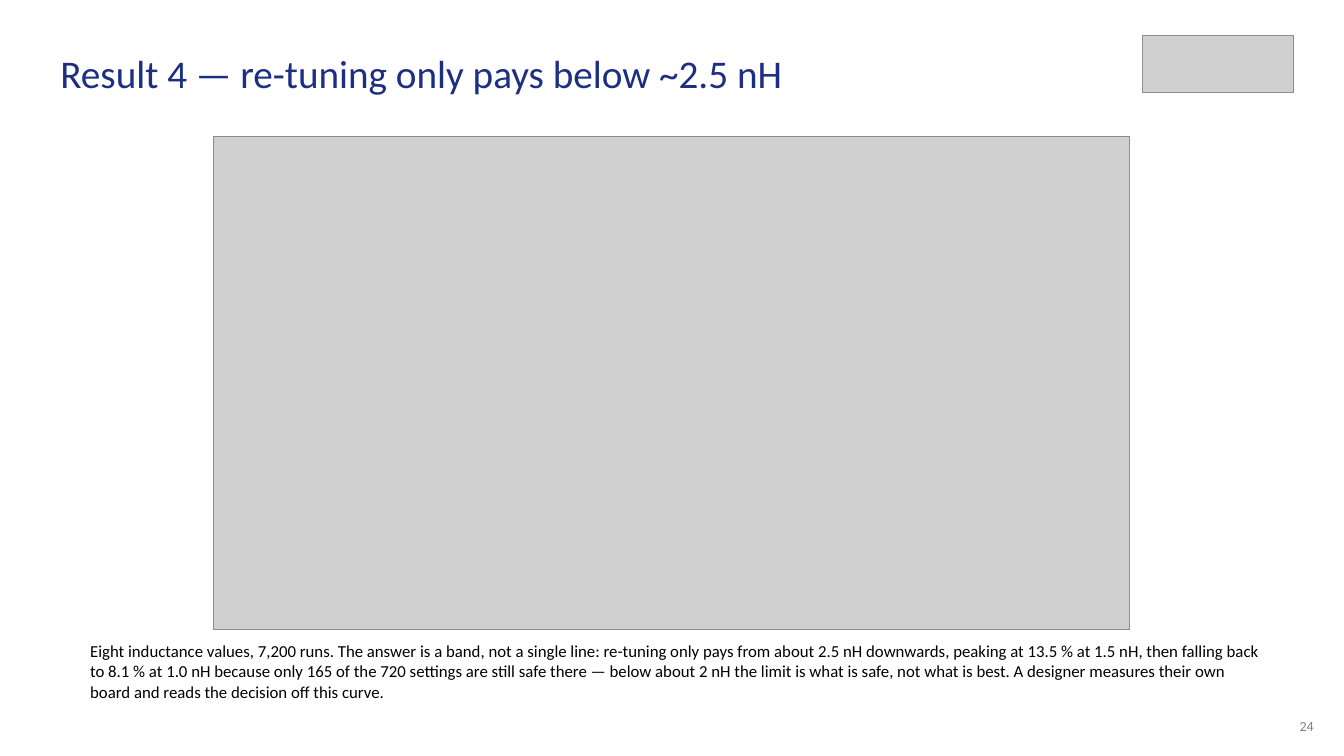
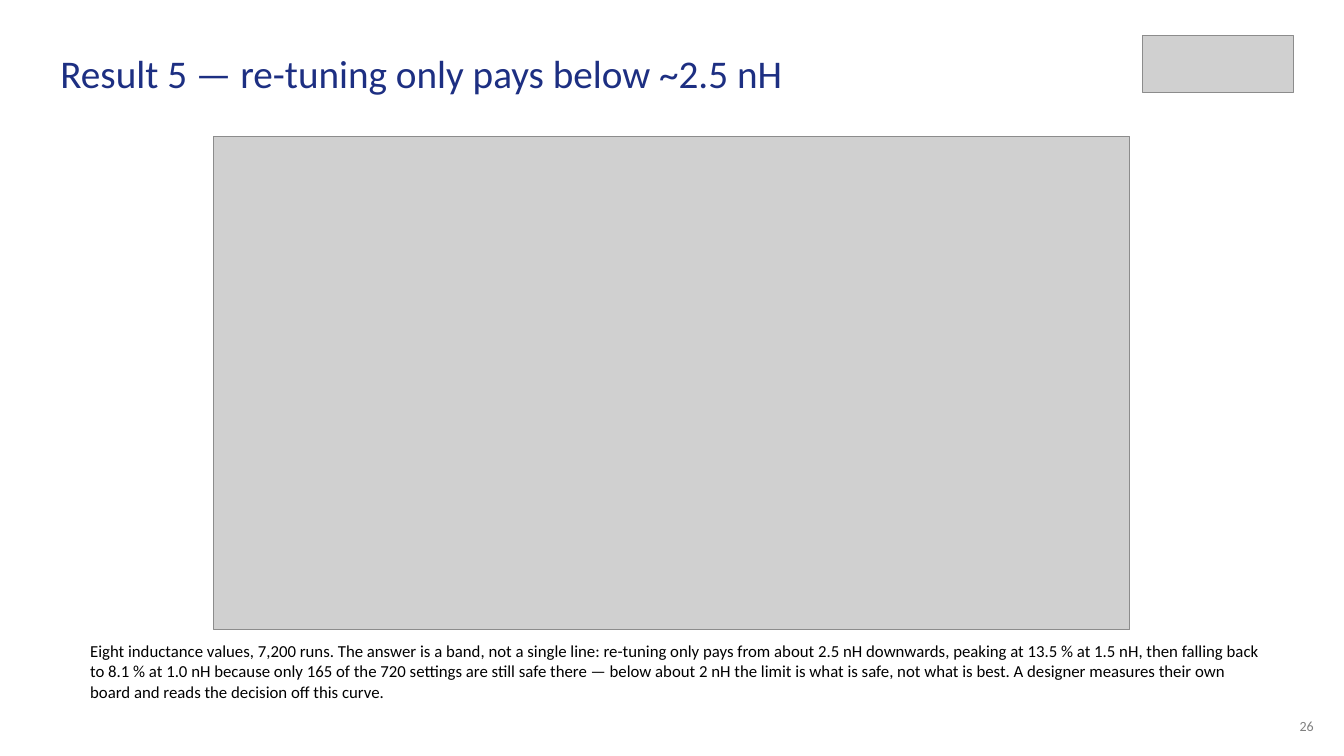
Before and after one commit to Amritha902/gan-driver, a slide deck: slide 26 of review/Review1_GaN_Segmented_Gate_Driver.pptx (slide 24 before the commit). Drawn at 1344x756 pixels with LibreOffice and Linux fonts; fonts in the diff are those of the drawing; grey boxes stand for pictures. Boxes give left, top, right and bottom in pixels: in the first picture for what was removed or moved away, otherwise in the second. Text is boxed around its words. In the diff, an @@ line names an element or a change of style, - is before the commit and + after.

```diff
--- a/review/Review1_GaN_Segmented_Gate_Driver.pptx
+++ b/review/Review1_GaN_Segmented_Gate_Driver.pptx
@@ text at box(60, 60, 782, 95): text changed @@
-Result 4 — re-tuning only pays below ~2.5 nH
+Result 5 — re-tuning only pays below ~2.5 nH
@@ text at box(1300, 721, 1314, 731): text changed @@
-24
+26
```
Also in this commit, not shown: 23 other slides changed, 2 slides added, 18 other files.
